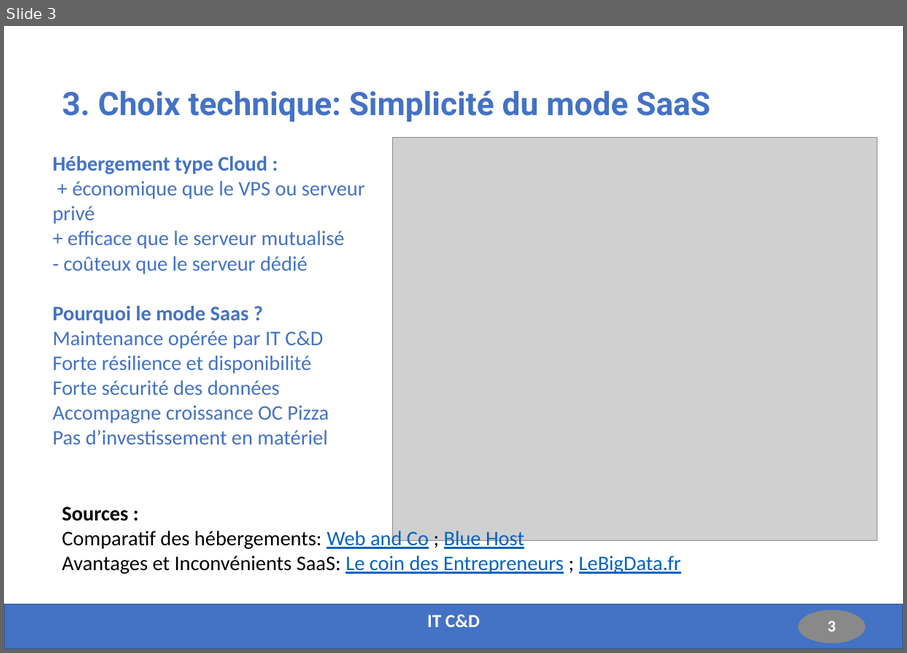
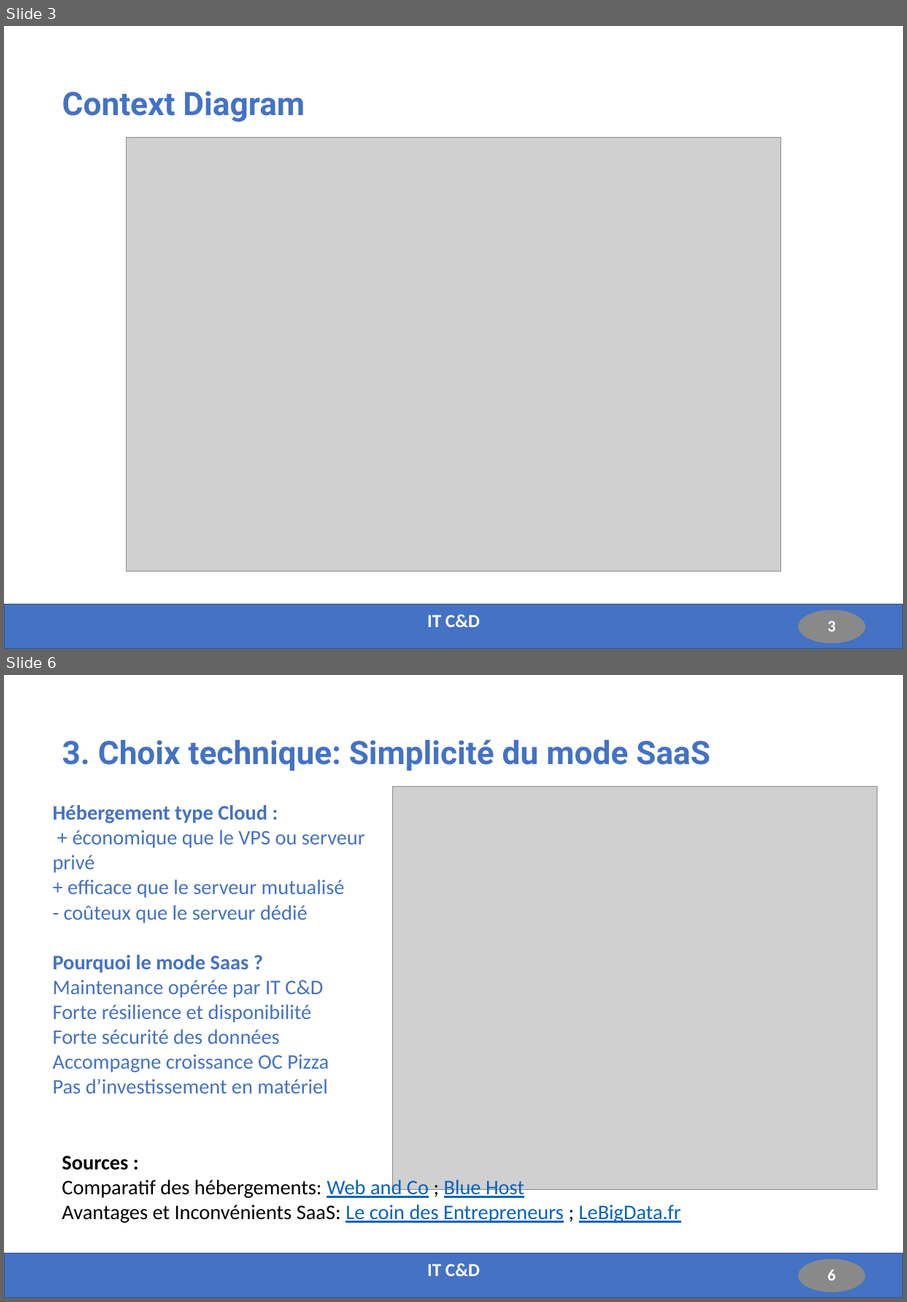
Before and after one commit to Fabrice-64/OC_Project_6, a slide deck: Presentation_Projet_6.pptx. Shown one above the other, each under a label of ours: slide 3 before the commit, slides 3 and 6 after it; the slides between them are not shown. The pictures are 907x653 and 907x1302 pixels, drawn with LibreOffice and Linux fonts; fonts in the diff are those of the drawing; grey boxes stand for pictures. Boxes give left, top, right and bottom in pixels: in the first picture for what was removed or moved away, otherwise in the second. Text is boxed around its words. In the diff, an @@ line names an element or a change of style, - is before the commit and + after.

```diff
--- a/Presentation_Projet_6.pptx
+++ b/Presentation_Projet_6.pptx
@@ slide 3 added at (4, 26, 903, 649), background #FFFFFF; not listed: 2 template elements that a slide beside it also shows @@
@@ title added at (62, 91, 305, 122), 28 pt, text #4472C4, bold @@
+Context Diagram
@@ picture added at (126, 137, 781, 571) @@
@@ text added at (427, 614, 480, 627), 16 pt, text #FFFFFF, bold @@
+IT C&D
@@ what was slide 3 is now slide 6 @@
@@ page number at (828, 1269, 836, 1280): text changed @@
-3
+6
```
Also in this commit, not shown: 2 slides changed, 2 other slides added, 2 slides removed, 2 other files.
